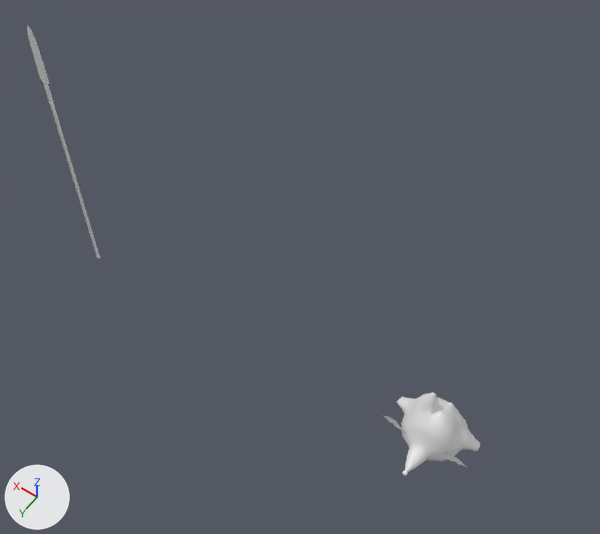
A saved change to the FBX model Assets/GameResource/Animations/Player/HeojupSpear/HeojupSpear@FightIdle.fbx.
Rendered twice from a camera (50 mm lens) standing at (-1.03, 3.34, 6.65) and looking at (1.67, -0.45, 0.7). Lighting does not change. The marker at lower left points along +X, +Y and +Z.

In view in the first picture: 'Heojeop', 'Spear'.
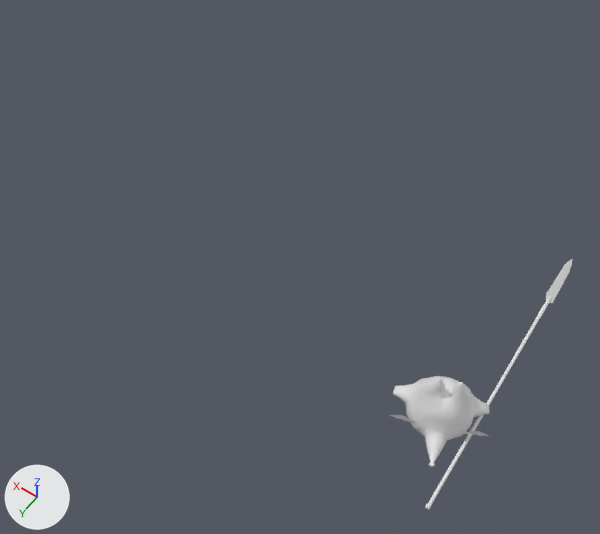
The change, as a list of edits to the scene's bpy script:
```text
Change ob_heojeop:
    ob_heojeop.location: (0.0, -0.04, 0.004) -> (-0.067, -0.027, 0.411)
    ob_heojeop.rotation_euler: (0.0, 0.0, 0.0) -> (-0.105, -0.0316, 0.404)  # degrees (0, 0, 0) -> degrees (-6, -1.8, 23)
Change ob_spear:
    ob_spear.scale: (0.01, 0.01, 0.01) -> (1.0, 1.0, 1.0)
    add ob_spear.parent = ob_dummy005
    ob_spear.location: (4.082, -0.023, 1.034) -> (0.27, 3.494, 10.16)
Add ob_dummy005:
    ob_dummy005 = bpy.data.objects.new('Dummy005', None)
    ob_dummy005.location = (-0.323, -0.765, 0.254)
    ob_dummy005.rotation_euler = (1.589, 2.446, 0.0493)  # degrees (91, 140, 2.8)
    ob_dummy005.scale = (0.01, 0.01, 0.01)
```

Changed parts and their boxes (x1, y1, x2, y2) in the pictures (600 x 534 px):
'Heojeop', moved, turned: before (384, 392, 480, 476); after (389, 376, 490, 467)
'Spear', moved, rescaled (100% wider, 8% taller): before (27, 25, 100, 258); after (425, 259, 572, 510)
